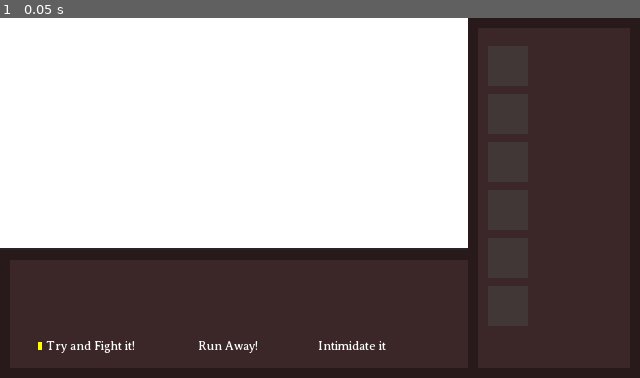
Above: before the commit, frame 1.
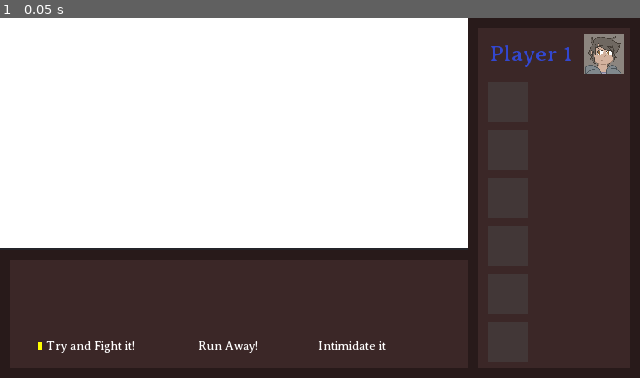
Above: after the commit, the same moment.

Repository: cmgreer/GameJam2020
Game: Godot game, scene res://OregonTrail/Scenes/OregonTrailRoot.tscn
Two runs of this game, one before a commit and one after it. Both use one fixed random seed, a clock stepped at 60 frames per second and the inputs below.
Inputs:
- Up to frame 1 (0.05 s): no input

The runs differ from the first frame. In frame 1, 0.8% of the frame differs, in the area x 76-98%, y 4-16%.

Commit message:
Added Player Icon and added custom player text

Diff:
--- /dev/null
+++ b/godotProject/Global.gd
@@ -0,0 +1,22 @@
+extends Node
+
+
+
+#character_status 0==dead/not unlocked, 1==injured, 2==Healthy
+var hunter_status = 0
+var witch_status = 0
+var dwarf_status = 0
+var brad_status = 0
+var cobbler_status = 0
+var woodsman_status = 0
+var tinker_status = 0
+
+
+# Called when the node enters the scene tree for the first time.
+func _ready():
+	pass # Replace with function body.
+
+
+# Called every frame. 'delta' is the elapsed time since the previous frame.
+#func _process(delta):
+#	pass
--- a/godotProject/OregonTrail/Scenes/Beast.tscn
+++ b/godotProject/OregonTrail/Scenes/Beast.tscn
@@ -1,10 +1,15 @@
-[gd_scene load_steps=6 format=2]
+[gd_scene load_steps=8 format=2]
 
 [ext_resource path="res://OregonTrail/Fonts/Averia_Serif_Libre/AveriaSerifLibre-Regular.ttf" type="DynamicFontData" id=1]
 [ext_resource path="res://OregonTrail/Scenes/ChoicesBox.gd" type="Script" id=2]
+[ext_resource path="res://OregonTrail/portraits/player.png" type="Texture" id=3]
+
+[sub_resource type="DynamicFont" id=4]
+size = 13
+font_data = ExtResource( 1 )
 
 [sub_resource type="DynamicFont" id=1]
-size = 8
+size = 6
 font_data = ExtResource( 1 )
 
 [sub_resource type="DynamicFont" id=2]
@@ -50,120 +55,141 @@
 "_edit_use_anchors_": false
 }
 
+[node name="player" type="Sprite" parent="Panel/CharacterBorder/CharacterBox"]
+position = Vector2( 63, 13 )
+scale = Vector2( 0.08, 0.08 )
+texture = ExtResource( 3 )
+
+[node name="HunterText" type="RichTextLabel" parent="Panel/CharacterBorder/CharacterBox/player"]
+margin_left = -712.5
+margin_top = -87.5
+margin_right = -653.5
+margin_bottom = -68.5
+rect_scale = Vector2( 11.111, 11.111 )
+custom_fonts/normal_font = SubResource( 4 )
+custom_colors/default_color = Color( 0.2, 0.282353, 0.819608, 1 )
+text = "Player 1"
+__meta__ = {
+"_edit_use_anchors_": false
+}
+
 [node name="HunterIcon" type="ColorRect" parent="Panel/CharacterBorder/CharacterBox"]
 margin_left = 5.0
-margin_top = 9.0
-margin_right = 25.0
-margin_bottom = 29.0
+margin_top = 27.0
+margin_right = 25.0
+margin_bottom = 47.0
+__meta__ = {
+"_edit_use_anchors_": false
+}
+
+[node name="Dead" type="ColorRect" parent="Panel/CharacterBorder/CharacterBox/HunterIcon"]
+margin_right = 20.0
+margin_bottom = 20.0
+color = Color( 0.262745, 0.219608, 0.219608, 1 )
 __meta__ = {
 "_edit_use_anchors_": false
 }
 
 [node name="HunterText" type="RichTextLabel" parent="Panel/CharacterBorder/CharacterBox/HunterIcon"]
 margin_left = 25.0
+margin_top = 28.0
+margin_right = 75.0
+margin_bottom = 41.0
+custom_fonts/normal_font = SubResource( 1 )
+__meta__ = {
+"_edit_use_anchors_": false
+}
+
+[node name="HunterIcon2" type="ColorRect" parent="Panel/CharacterBorder/CharacterBox"]
+margin_left = 5.0
+margin_top = 51.0
+margin_right = 25.0
+margin_bottom = 71.0
+__meta__ = {
+"_edit_use_anchors_": false
+}
+
+[node name="HunterText2" type="RichTextLabel" parent="Panel/CharacterBorder/CharacterBox/HunterIcon2"]
+margin_left = 25.0
+margin_top = -20.0
+margin_right = 75.0
+margin_bottom = -7.0
+custom_fonts/normal_font = SubResource( 1 )
+__meta__ = {
+"_edit_use_anchors_": false
+}
+
+[node name="Dead2" type="ColorRect" parent="Panel/CharacterBorder/CharacterBox/HunterIcon2"]
+margin_right = 20.0
+margin_bottom = 20.0
+color = Color( 0.262745, 0.219608, 0.219608, 1 )
+__meta__ = {
+"_edit_use_anchors_": false
+}
+
+[node name="HunterIcon3" type="ColorRect" parent="Panel/CharacterBorder/CharacterBox"]
+margin_left = 5.0
+margin_top = 75.0
+margin_right = 25.0
+margin_bottom = 95.0
+__meta__ = {
+"_edit_use_anchors_": false
+}
+
+[node name="HunterText" type="RichTextLabel" parent="Panel/CharacterBorder/CharacterBox/HunterIcon3"]
+margin_left = 25.0
 margin_top = 4.0
 margin_right = 75.0
 margin_bottom = 17.0
 custom_fonts/normal_font = SubResource( 1 )
-__meta__ = {
-"_edit_use_anchors_": false
-}
-
-[node name="Dead" type="ColorRect" parent="Panel/CharacterBorder/CharacterBox/HunterIcon"]
-margin_right = 20.0
-margin_bottom = 20.0
-color = Color( 0.262745, 0.219608, 0.219608, 1 )
-__meta__ = {
-"_edit_use_anchors_": false
-}
-
-[node name="HunterIcon2" type="ColorRect" parent="Panel/CharacterBorder/CharacterBox"]
-margin_left = 5.0
-margin_top = 33.0
-margin_right = 25.0
-margin_bottom = 53.0
-__meta__ = {
-"_edit_use_anchors_": false
-}
-
-[node name="HunterText" type="RichTextLabel" parent="Panel/CharacterBorder/CharacterBox/HunterIcon2"]
+
+[node name="Dead3" type="ColorRect" parent="Panel/CharacterBorder/CharacterBox/HunterIcon3"]
+margin_right = 20.0
+margin_bottom = 20.0
+color = Color( 0.262745, 0.219608, 0.219608, 1 )
+__meta__ = {
+"_edit_use_anchors_": false
+}
+
+[node name="HunterIcon4" type="ColorRect" parent="Panel/CharacterBorder/CharacterBox"]
+margin_left = 5.0
+margin_top = 99.0
+margin_right = 25.0
+margin_bottom = 119.0
+__meta__ = {
+"_edit_use_anchors_": false
+}
+
+[node name="HunterText" type="RichTextLabel" parent="Panel/CharacterBorder/CharacterBox/HunterIcon4"]
 margin_left = 25.0
 margin_top = 4.0
 margin_right = 75.0
 margin_bottom = 17.0
 custom_fonts/normal_font = SubResource( 1 )
 
-[node name="Dead2" type="ColorRect" parent="Panel/CharacterBorder/CharacterBox/HunterIcon2"]
-margin_right = 20.0
-margin_bottom = 20.0
-color = Color( 0.262745, 0.219608, 0.219608, 1 )
-__meta__ = {
-"_edit_use_anchors_": false
-}
-
-[node name="HunterIcon3" type="ColorRect" parent="Panel/CharacterBorder/CharacterBox"]
-margin_left = 5.0
-margin_top = 57.0
-margin_right = 25.0
-margin_bottom = 77.0
-__meta__ = {
-"_edit_use_anchors_": false
-}
-
-[node name="HunterText" type="RichTextLabel" parent="Panel/CharacterBorder/CharacterBox/HunterIcon3"]
+[node name="Dead4" type="ColorRect" parent="Panel/CharacterBorder/CharacterBox/HunterIcon4"]
+margin_right = 20.0
+margin_bottom = 20.0
+color = Color( 0.262745, 0.219608, 0.219608, 1 )
+__meta__ = {
+"_edit_use_anchors_": false
+}
+
+[node name="HunterIcon5" type="ColorRect" parent="Panel/CharacterBorder/CharacterBox"]
+margin_left = 5.0
+margin_top = 123.0
+margin_right = 25.0
+margin_bottom = 143.0
+__meta__ = {
+"_edit_use_anchors_": false
+}
+
+[node name="HunterText" type="RichTextLabel" parent="Panel/CharacterBorder/CharacterBox/HunterIcon5"]
 margin_left = 25.0
 margin_top = 4.0
 margin_right = 75.0
 margin_bottom = 17.0
 custom_fonts/normal_font = SubResource( 1 )
-
-[node name="Dead3" type="ColorRect" parent="Panel/CharacterBorder/CharacterBox/HunterIcon3"]
-margin_right = 20.0
-margin_bottom = 20.0
-color = Color( 0.262745, 0.219608, 0.219608, 1 )
-__meta__ = {
-"_edit_use_anchors_": false
-}
-
-[node name="HunterIcon4" type="ColorRect" parent="Panel/CharacterBorder/CharacterBox"]
-margin_left = 5.0
-margin_top = 81.0
-margin_right = 25.0
-margin_bottom = 101.0
-__meta__ = {
-"_edit_use_anchors_": false
-}
-
-[node name="HunterText" type="RichTextLabel" parent="Panel/CharacterBorder/CharacterBox/HunterIcon4"]
-margin_left = 25.0
-margin_top = 4.0
-margin_right = 75.0
-margin_bottom = 17.0
-custom_fonts/normal_font = SubResource( 1 )
-
-[node name="Dead4" type="ColorRect" parent="Panel/CharacterBorder/CharacterBox/HunterIcon4"]
-margin_right = 20.0
-margin_bottom = 20.0
-color = Color( 0.262745, 0.219608, 0.219608, 1 )
-__meta__ = {
-"_edit_use_anchors_": false
-}
-
-[node name="HunterIcon5" type="ColorRect" parent="Panel/CharacterBorder/CharacterBox"]
-margin_left = 5.0
-margin_top = 105.0
-margin_right = 25.0
-margin_bottom = 125.0
-__meta__ = {
-"_edit_use_anchors_": false
-}
-
-[node name="HunterText" type="RichTextLabel" parent="Panel/CharacterBorder/CharacterBox/HunterIcon5"]
-margin_left = 25.0
-margin_top = 4.0
-margin_right = 75.0
-margin_bottom = 17.0
-custom_fonts/normal_font = SubResource( 1 )
 __meta__ = {
 "_edit_use_anchors_": false
 }
@@ -178,9 +204,9 @@
 
 [node name="HunterIcon6" type="ColorRect" parent="Panel/CharacterBorder/CharacterBox"]
 margin_left = 5.0
-margin_top = 129.0
-margin_right = 25.0
-margin_bottom = 149.0
+margin_top = 147.0
+margin_right = 25.0
+margin_bottom = 167.0
 __meta__ = {
 "_edit_use_anchors_": false
 }
--- a/godotProject/project.godot
+++ b/godotProject/project.godot
@@ -22,6 +22,10 @@
 
 default_bus_layout=""
 
+[autoload]
+
+root="*res://Global.gd"
+
 [display]
 
 window/size/width=320
Binary file added: godotProject/OregonTrail/portraits/player.png
Not shown, added: godotProject/OregonTrail/portraits/player.png.import
Not shown, changed: godotProject/.DS_Store
